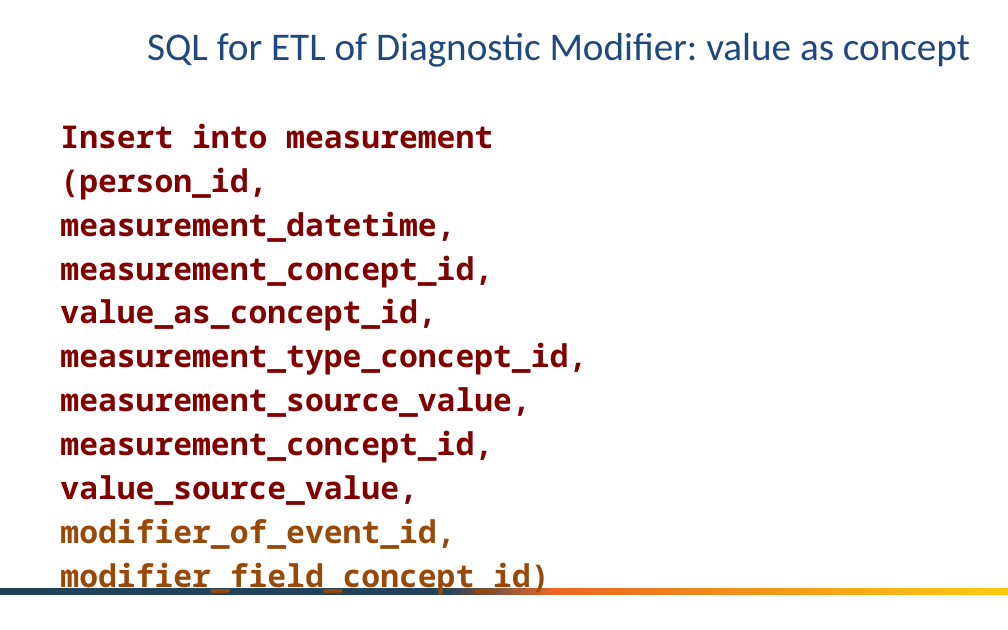
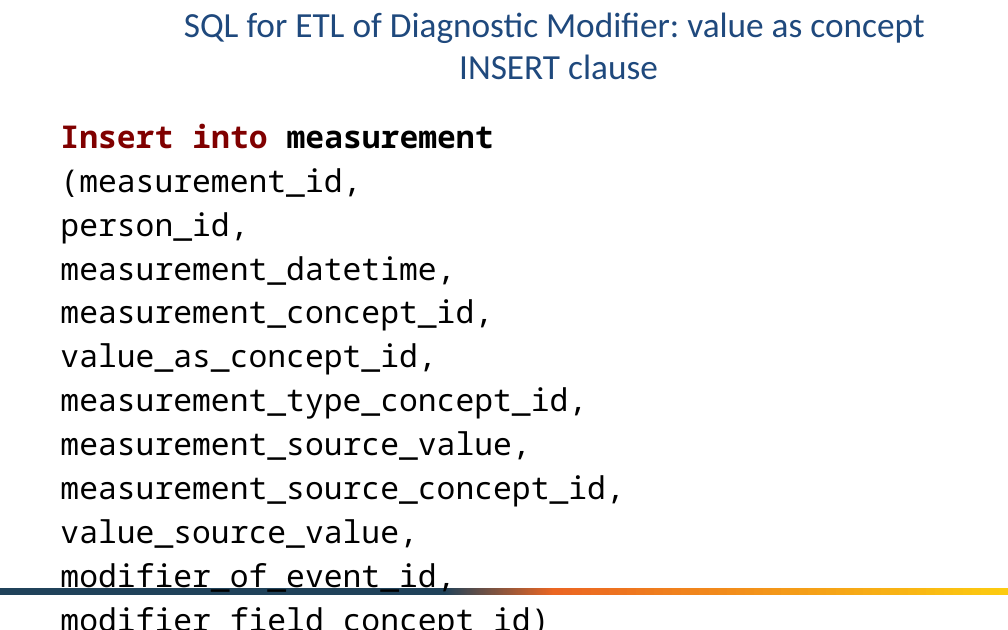
Before and after one commit to OHDSI/OncologyWG, a slide deck: slide 12 of documentation/OHDSI Oncology Module - Crosswal from Cancer Registry.pptx. Drawn at 1008x630 pixels with LibreOffice and Linux fonts; fonts in the diff are those of the drawing; background and template pictures are left out. Boxes give left, top, right and bottom in pixels: in the first picture for what was removed or moved away, otherwise in the second. Text is boxed around its words. In the diff, an @@ line names an element or a change of style, - is before the commit and + after.

```diff
--- a/documentation/OHDSI Oncology Module - Crosswal from Cancer Registry.pptx
+++ b/documentation/OHDSI Oncology Module - Crosswal from Cancer Registry.pptx
@@ title at bbox=[184, 12, 924, 80]: text changed; size 28 to 25.2 pt @@
-SQL for ETL of Diagnostic Modifier: value as concept
+SQL for ETL of Diagnostic Modifier: value as concept
+INSERT clause
@@ text at bbox=[60, 123, 587, 595]: text colour #800000 to #000000 in "measurement", "measurement_datetime,", "measurement_concept_id,", "value_as_concept_id," and 3 more places; bold off in "measurement_datetime,", "measurement_concept_id,", "value_as_concept_id,", "measurement_type_concept_id," and 4 more places; text colour #984807 to #000000 in "modifier_of_event_id,", "modifier_field_concept_id)" @@
@@ text at bbox=[60, 168, 361, 244]: text changed; text colour #800000 to #000000; bold off @@
-(person_id,
+(measurement_id,
+person_id,
@@ text at bbox=[60, 475, 624, 507]: text changed; text colour #800000 to #000000; bold off @@
-measurement_concept_id,
+measurement_source_concept_id,
```
Also in this commit, not shown: 9 other slides changed, 8 slides added.
